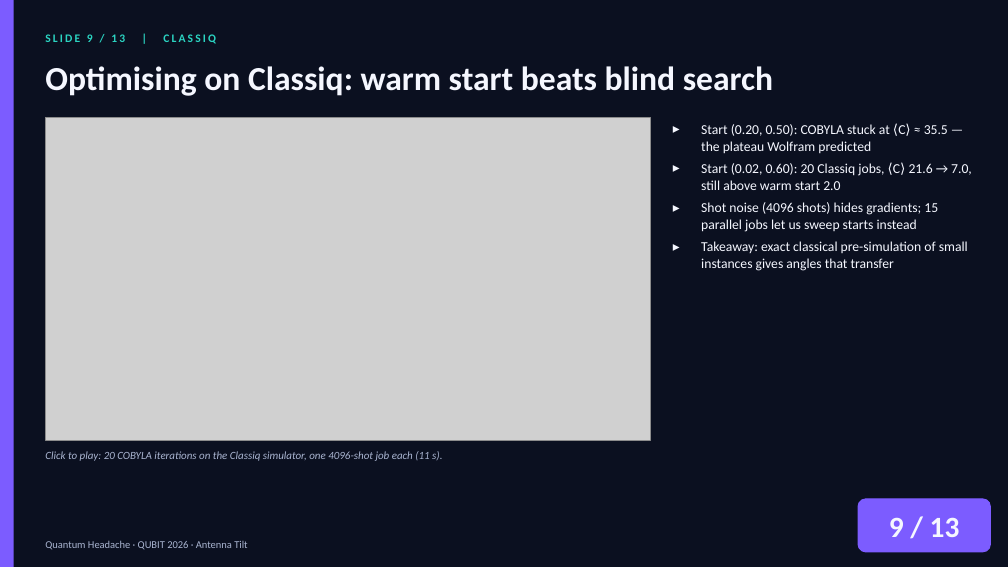
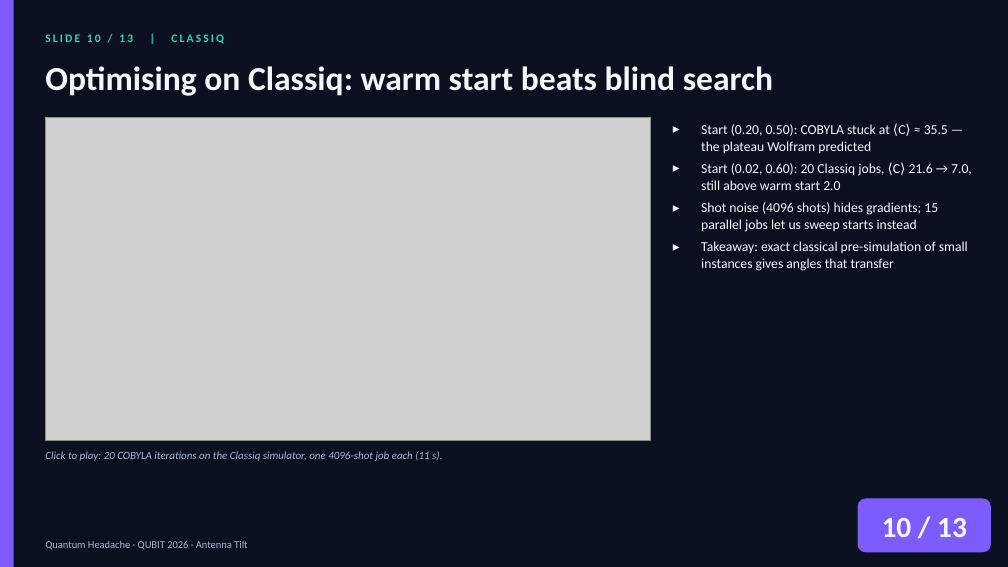
Before and after one commit to zuwasi/quantum-headache-antenna-tilt, a slide deck: slide 10 of presentation/QuantumHeadache_AntennaTilt.pptx (slide 9 before the commit). Drawn at 1008x567 pixels with LibreOffice and Linux fonts; fonts in the diff are those of the drawing; grey boxes stand for pictures. Boxes give left, top, right and bottom in pixels: in the first picture for what was removed or moved away, otherwise in the second. Text is boxed around its words. In the diff, an @@ line names an element or a change of style, - is before the commit and + after.

```diff
--- a/presentation/QuantumHeadache_AntennaTilt.pptx
+++ b/presentation/QuantumHeadache_AntennaTilt.pptx
@@ text at [45, 34, 224, 44]: text changed @@
-SLIDE 9 / 13 | CLASSIQ
+SLIDE 10 / 13 | CLASSIQ
@@ text at [882, 518, 967, 537]: text changed @@
-9 / 13
+10 / 13
```
Also in this commit, not shown: 8 other slides changed, 4 slides added, 4 slides removed, 9 other files.
